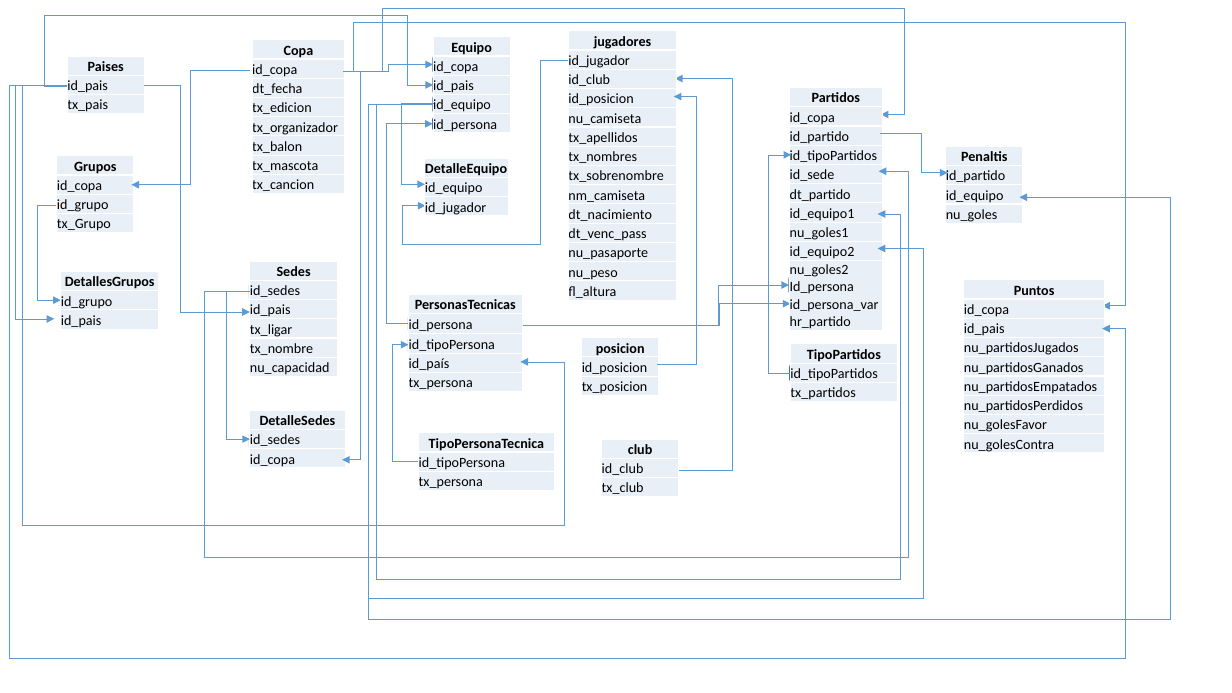
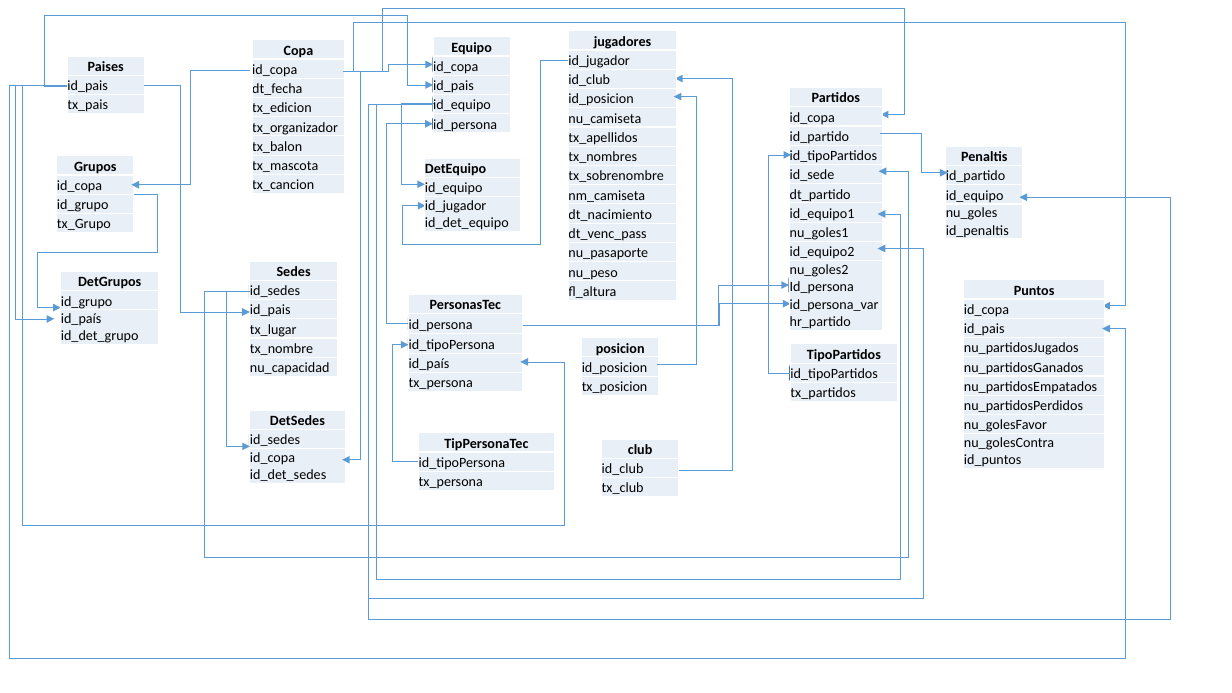
Before and after one commit to WillmerG/lbcopa-america, a slide deck: slide 1 of docs/MER.pptx. Drawn at 1232x693 pixels with LibreOffice and Linux fonts; fonts in the diff are those of the drawing. Boxes give left, top, right and bottom in pixels: in the first picture for what was removed or moved away, otherwise in the second. Text is boxed around its words. In the diff, an @@ line names an element or a change of style, - is before the commit and + after.

```diff
--- a/docs/MER.pptx
+++ b/docs/MER.pptx
@@ table at [946,146,1023,242] @@
-row 4, column 1: nu_goles
+row 4, column 1: nu_goles / id_penaltis
@@ table at [425,158,520,234] @@
-row 1, column 1: DetalleEquipo
+row 1, column 1: DetEquipo
-row 3, column 1: id_jugador
+row 3, column 1: id_jugador / id_det_equipo
@@ table: place and size @@
-table at [425,158,508,219]
+table at [425,158,520,234]
@@ elbow arrow moved from (134, 194) - (61, 300) to (134, 194) - (61, 308) @@
@@ table at [250,262,337,379] @@
-row 4, column 1: tx_ligar
+row 4, column 1: tx_lugar
@@ table at [61,272,159,347] @@
-row 1, column 1: DetallesGrupos
+row 1, column 1: DetGrupos
-row 3, column 1: id_pais
+row 3, column 1: id_país / id_det_grupo
@@ elbow arrow moved from (250, 291) - (250, 439) to (250, 291) - (250, 446) @@
@@ table at [409,295,522,394] @@
-row 1, column 1: PersonasTecnicas
+row 1, column 1: PersonasTec
@@ table at [964,280,1104,471] @@
-row 9, column 1: nu_golesContra
+row 9, column 1: nu_golesContra / id_puntos
@@ table at [250,410,345,485] @@
-row 1, column 1: DetalleSedes
+row 1, column 1: DetSedes
-row 3, column 1: id_copa
+row 3, column 1: id_copa / id_det_sedes
@@ table at [419,433,555,493] @@
-row 1, column 1: TipoPersonaTecnica
+row 1, column 1: TipPersonaTec
```
Also in this commit, not shown: 55 other files.
